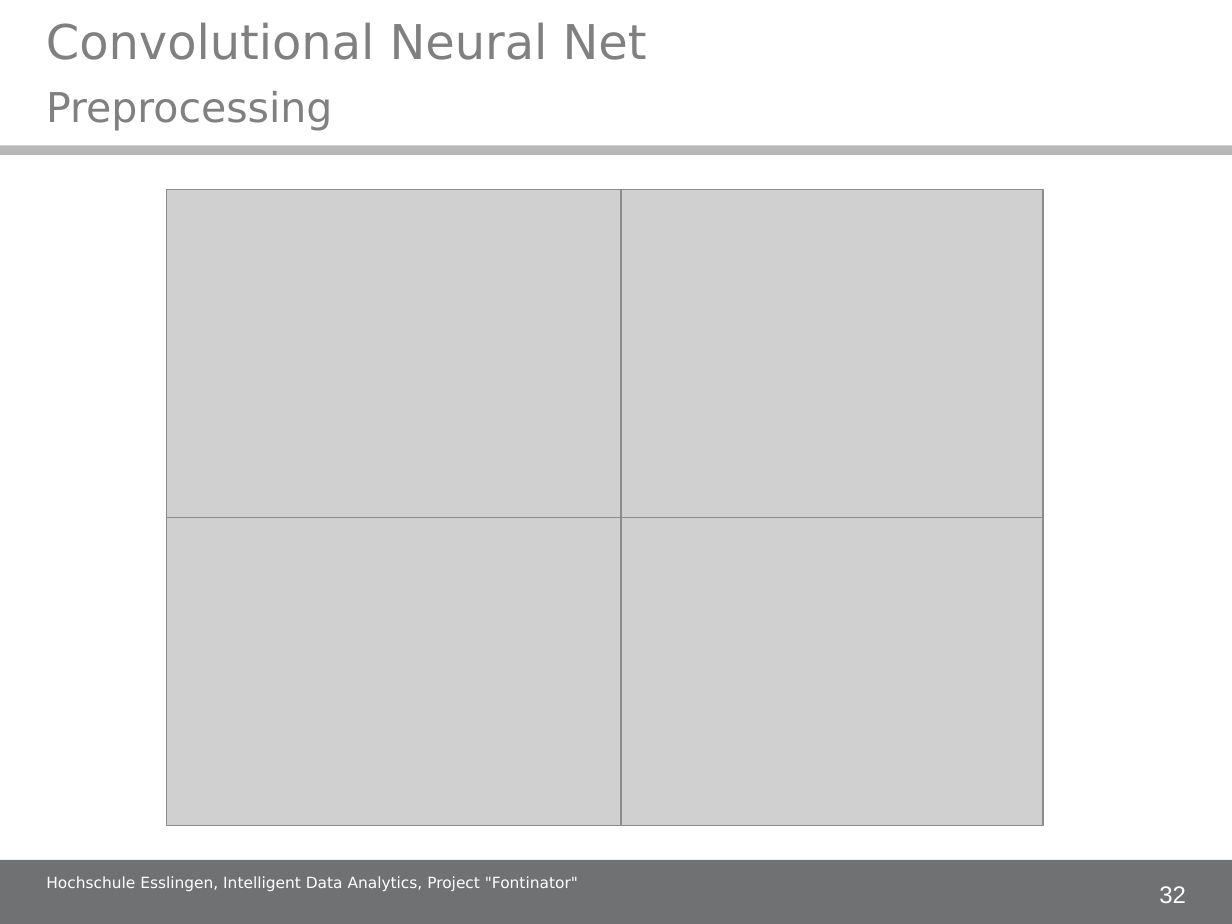
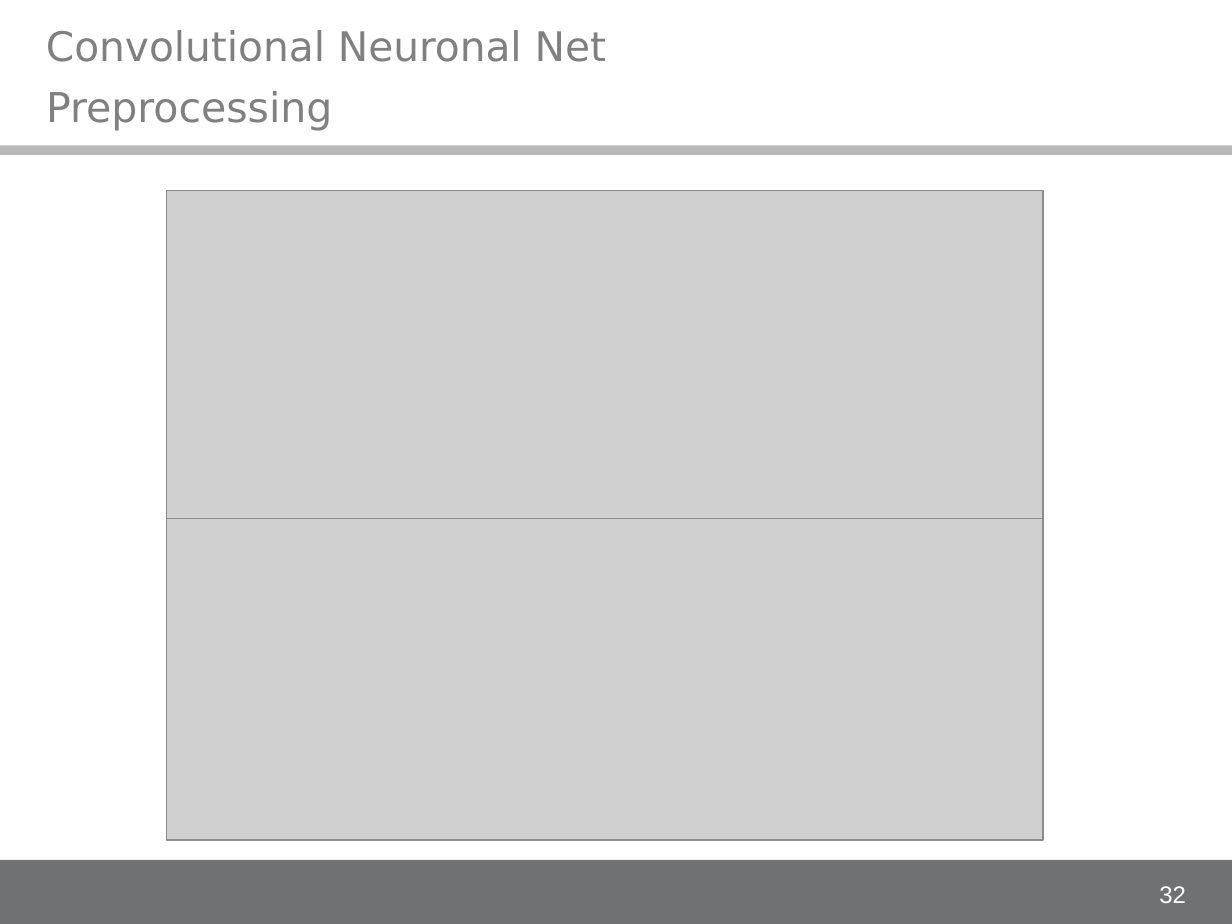
Before and after one commit to alex-ta/Fontinator, a slide deck: slide 32 of Documents/IDA_project_presentation.ppt. Drawn at 1232x924 pixels with LibreOffice and Linux fonts; fonts in the diff are those of the drawing; grey boxes stand for pictures; background and template pictures are left out. Boxes give left, top, right and bottom in pixels: in the first picture for what was removed or moved away, otherwise in the second. Text is boxed around its words. In the diff, an @@ line names an element or a change of style, - is before the commit and + after.

```diff
--- a/Documents/IDA_project_presentation.ppt
+++ b/Documents/IDA_project_presentation.ppt
@@ text at <box>46,30,606,62</box>: text changed; size 28 to 23.8 pt @@
-Convolutional Neural Net
+Convolutional Neuronal Net
@@ picture: place and size @@
-picture at <box>166,190,621,519</box>
+picture at <box>166,191,1042,519</box>
@@ picture removed at <box>621,190,1044,519</box> @@
@@ picture: place and size @@
-picture at <box>166,517,621,825</box>
+picture at <box>166,519,1042,840</box>
@@ picture removed at <box>621,517,1044,825</box> @@
@@ text removed at <box>46,876,578,891</box> @@
-Hochschule Esslingen, Intelligent Data Analytics, Project "Fontinator"
```
Also in this commit, not shown: 17 other slides changed.
